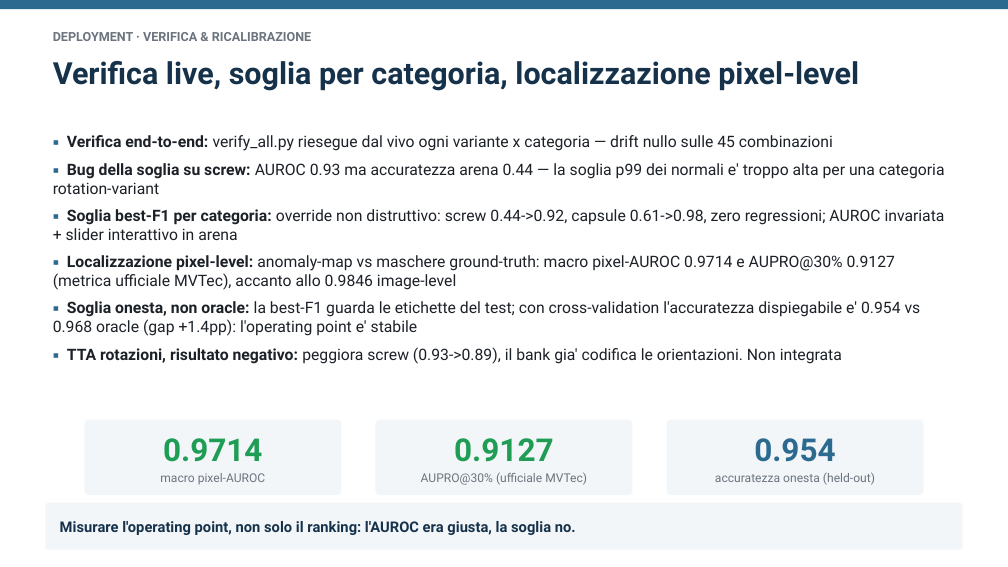
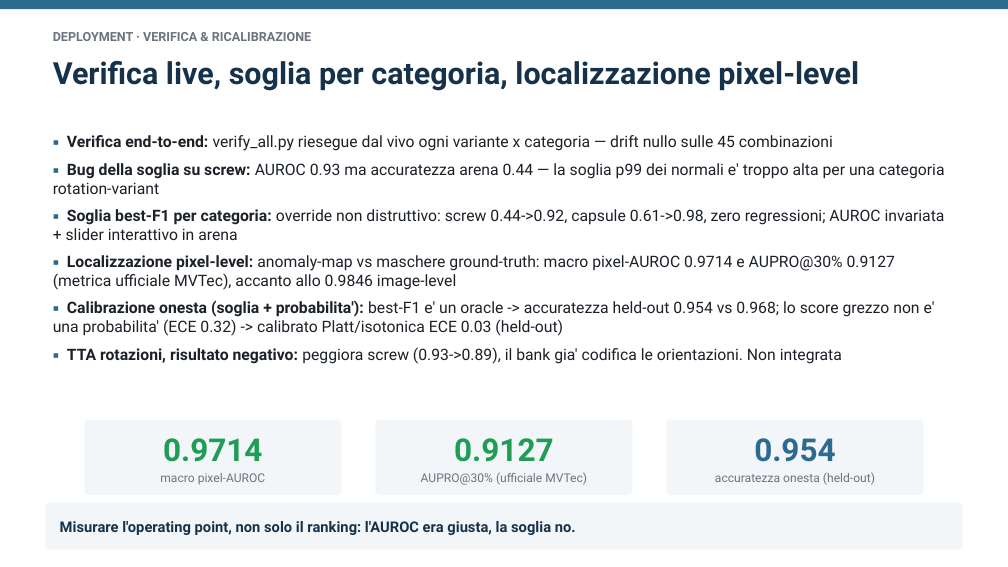
Before and after one commit to AlessandroPata/mvtec-anomaly-detection, a slide deck: slide 18 of relazione/PRESENTAZIONE_v2.pptx. Drawn at 1008x567 pixels with LibreOffice and Linux fonts; fonts in the diff are those of the drawing. Boxes give left, top, right and bottom in pixels: in the first picture for what was removed or moved away, otherwise in the second. Text is boxed around its words. In the diff, an @@ line names an element or a change of style, - is before the commit and + after.

```diff
--- a/relazione/PRESENTAZIONE_v2.pptx
+++ b/relazione/PRESENTAZIONE_v2.pptx
@@ text at <box>53,300,935,336</box>: text changed @@
-▪ Soglia onesta, non oracle: la best-F1 guarda le etichette del test; con cross-validation l'accuratezza dispiegabile e' 0.954 vs 0.968 oracle (gap +1.4pp): l'operating point e' stabile
+▪ Calibrazione onesta (soglia + probabilita'): best-F1 e' un oracle -> accuratezza held-out 0.954 vs 0.968; lo score grezzo non e' una probabilita' (ECE 0.32) -> calibrato Platt/isotonica ECE 0.03 (held-out)
```
Also in this commit, not shown: 53 other files.
